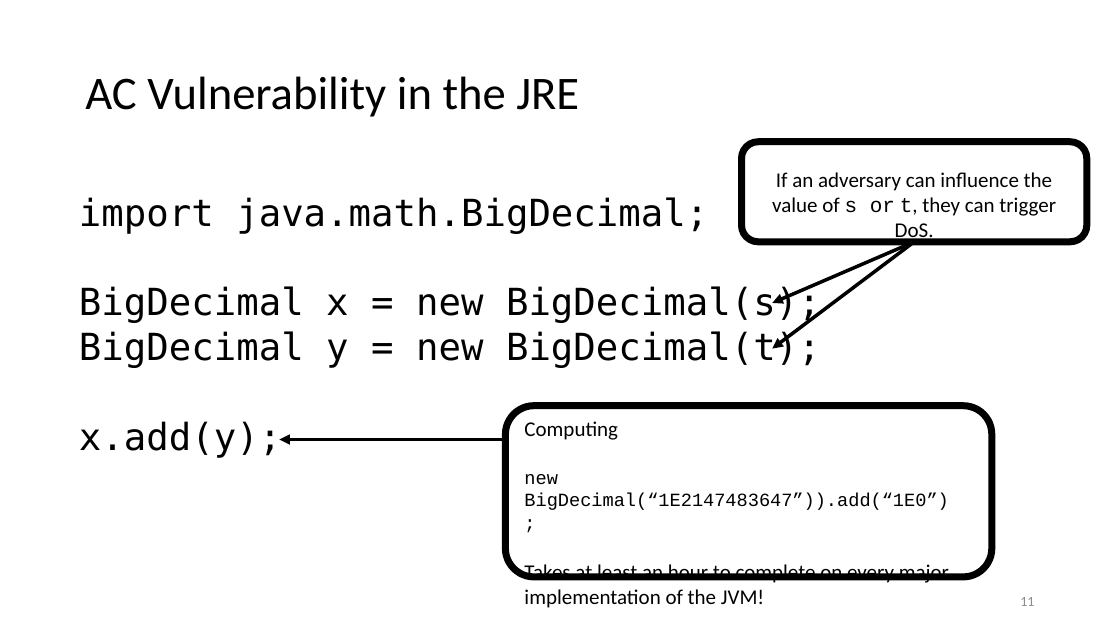
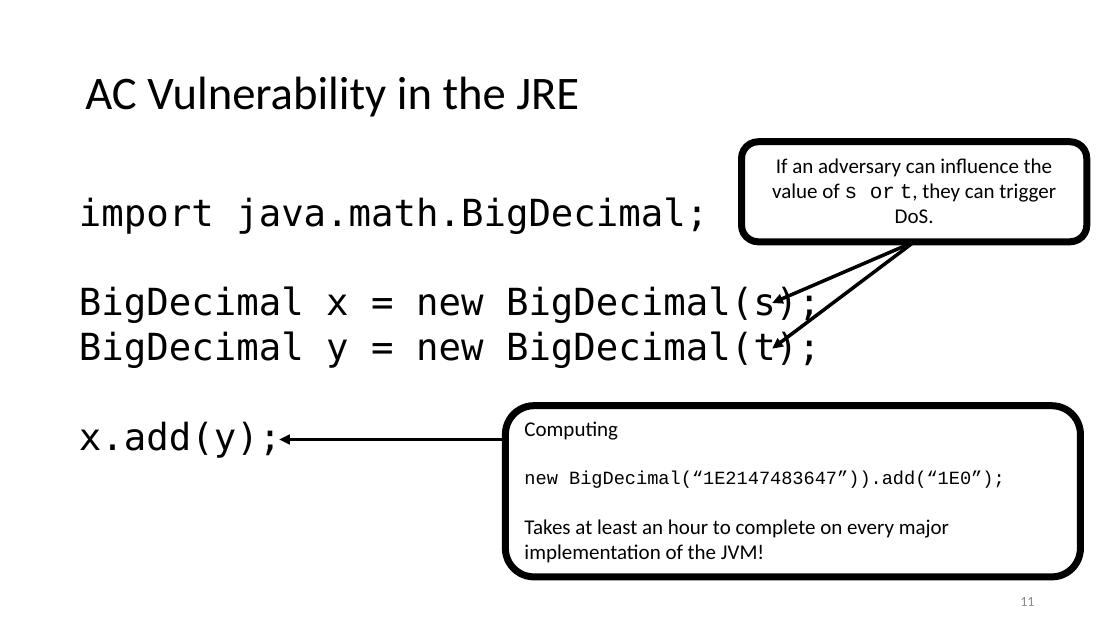
Before and after one commit to wdblair/wdblair.github.io, a slide deck: slide 11 of static/HotFuzz.pptx. Drawn at 1120x630 pixels with LibreOffice and Linux fonts; fonts in the diff are those of the drawing. Boxes give left, top, right and bottom in pixels: in the first picture for what was removed or moved away, otherwise in the second. Text is boxed around its words. In the diff, an @@ line names an element or a change of style, - is before the commit and + after.

```diff
--- a/static/HotFuzz.pptx
+++ b/static/HotFuzz.pptx
@@ text "If an adversary can influence ...": place and size @@
-text "If an adversary can influence ..." at [772, 172, 1056, 216]
+text "If an adversary can influence ..." at [772, 158, 1056, 202]
@@ rounded rectangle: place and size @@
-rounded rectangle at [506, 406, 992, 577]
+rounded rectangle at [506, 406, 1081, 577]
@@ text "Computing" rewrapped from [524, 421, 949, 608] to [524, 421, 1005, 563] @@
```
Also in this commit, not shown: 1 other slide changed.
